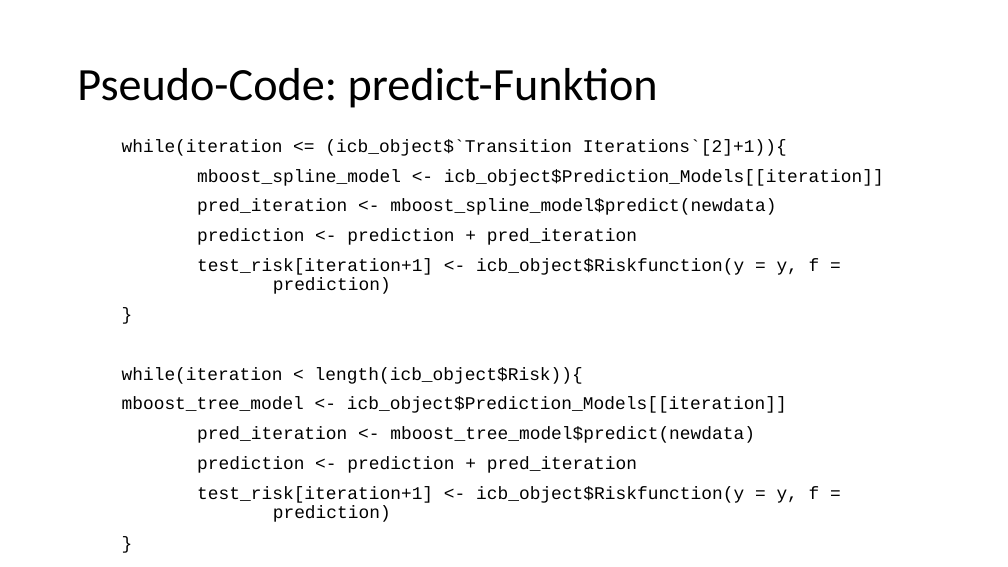
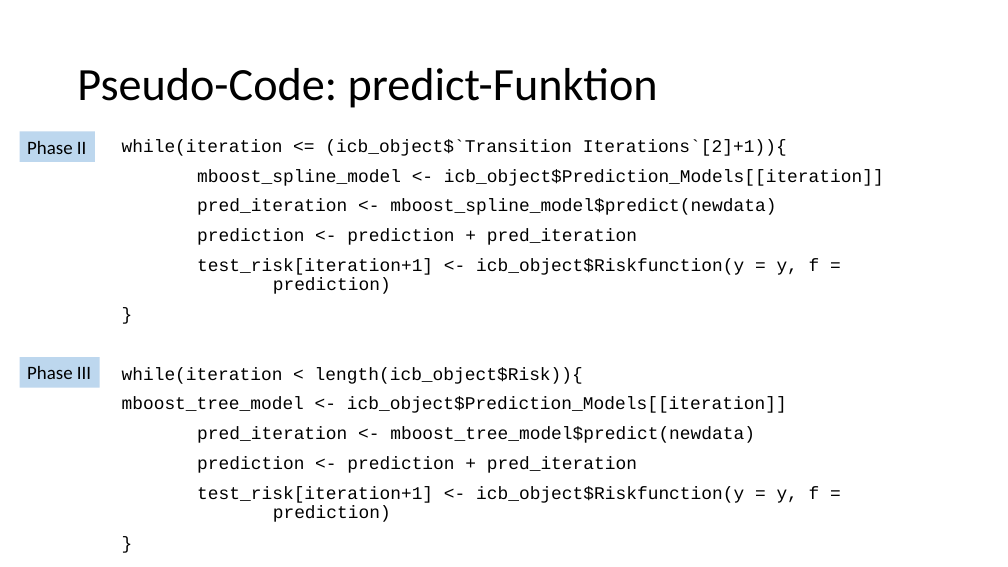
Before and after one commit to LorenzHaller/InterpretableCompBoosting, a slide deck: slide 15 of Interpretable Comp Boosting 02.09.19.pptx (slide 12 before the commit). Drawn at 1008x567 pixels with LibreOffice and Linux fonts; fonts in the diff are those of the drawing. Boxes give left, top, right and bottom in pixels: in the first picture for what was removed or moved away, otherwise in the second. Text is boxed around its words. In the diff, an @@ line names an element or a change of style, - is before the commit and + after.

```diff
--- a/Interpretable Comp Boosting 02.09.19.pptx
+++ b/Interpretable Comp Boosting 02.09.19.pptx
@@ rectangle added at (20,132,95,162), fill #BDD7EE, 18 pt, text #000000 @@
+Phase II
@@ rectangle added at (20,357,100,387), fill #BDD7EE, 18 pt, text #000000 @@
+Phase III
```
Also in this commit, not shown: 4 other slides changed, 1 slide added, 1 other file.
